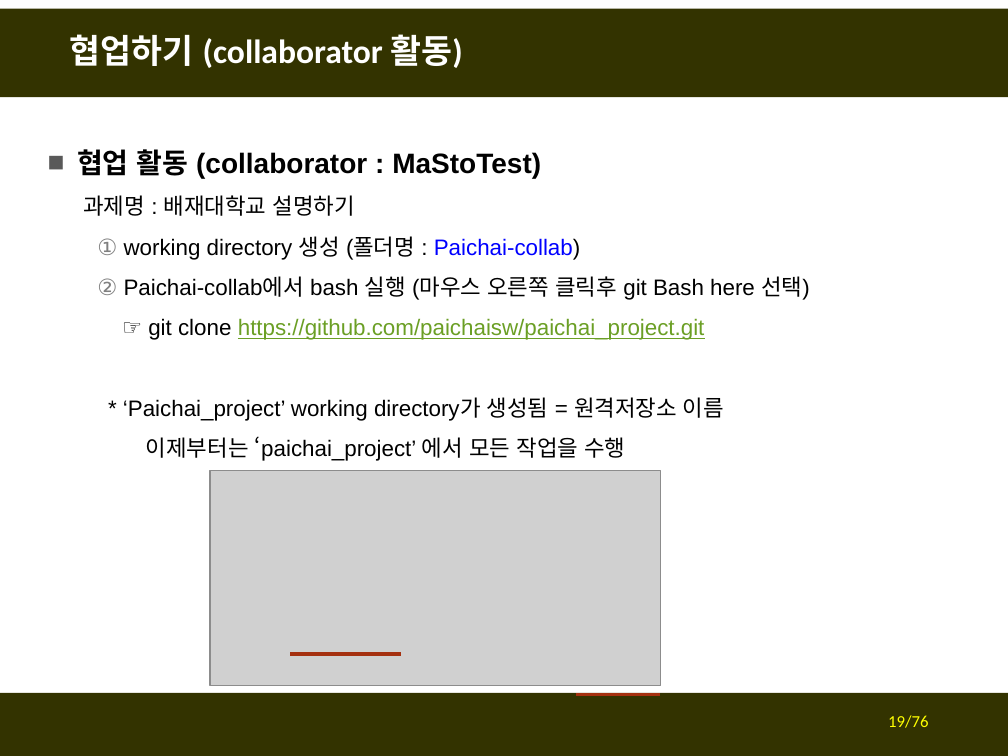
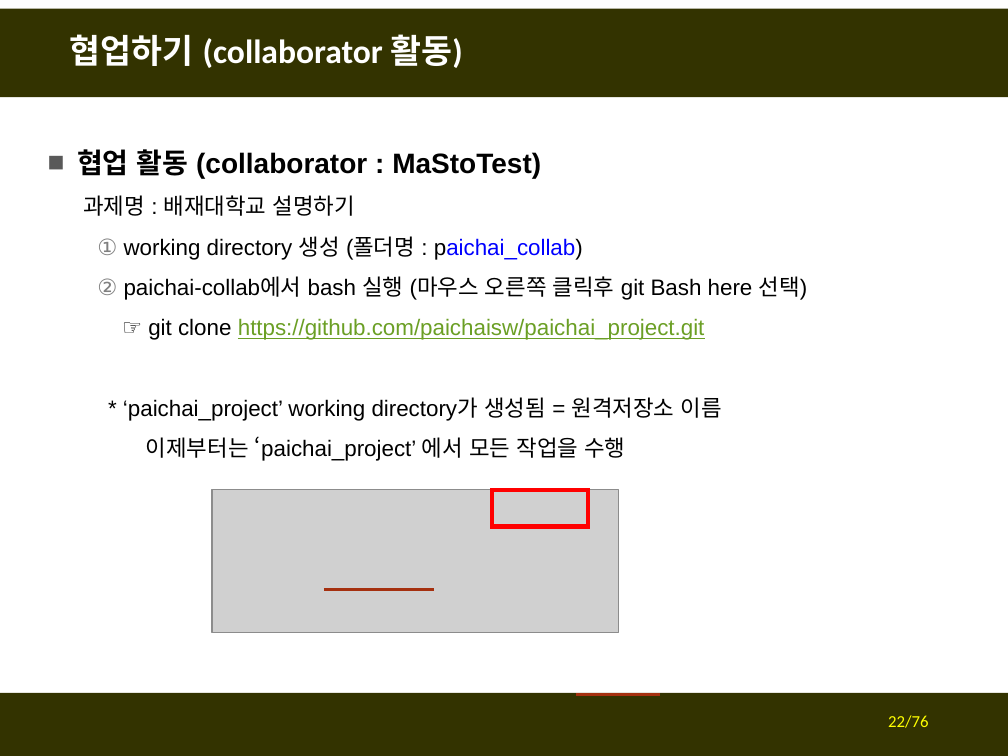
Before and after one commit to fasthill/github-lecture, a slide deck: slide 22 of git및github첫걸음4-협업하기.pptx (slide 19 before the commit). Drawn at 1008x756 pixels with LibreOffice and Linux fonts; fonts in the diff are those of the drawing; grey boxes stand for pictures. Boxes give left, top, right and bottom in pixels: in the first picture for what was removed or moved away, otherwise in the second. Text is boxed around its words. In the diff, an @@ line names an element or a change of style, - is before the commit and + after.

```diff
--- a/git및github첫걸음4-협업하기.pptx
+++ b/git및github첫걸음4-협업하기.pptx
@@ text at [124, 236, 808, 300]: text changed @@
-  1. working directory 생성 (폴더명 : Paichai-collab)
-  2. Paichai-collab에서 bash 실행 (마우스 오른쪽 클릭후 git Bash here 선택)
+  1. working directory 생성 (폴더명 : paichai_collab)
+  2. paichai-collab에서 bash 실행 (마우스 오른쪽 클릭후 git Bash here 선택)
@@ text at [123, 397, 721, 421]: text changed @@
-  * ‘Paichai_project’ working directory가 생성됨 = 원격저장소 이름
+  * ‘paichai_project’ working directory가 생성됨 = 원격저장소 이름
@@ picture: place and size @@
-picture at [210, 471, 660, 686]
+picture at [212, 490, 618, 633]
@@ rectangle added at [492, 490, 588, 526], outline #FF0000 3 pt @@
@@ line moved from (290, 654) - (400, 654) to (324, 590) - (434, 590) @@
@@ page number at [888, 715, 928, 728]: text changed @@
-19/76
+22/76
```
Also in this commit, not shown: 20 other slides changed, 5 slides added.
